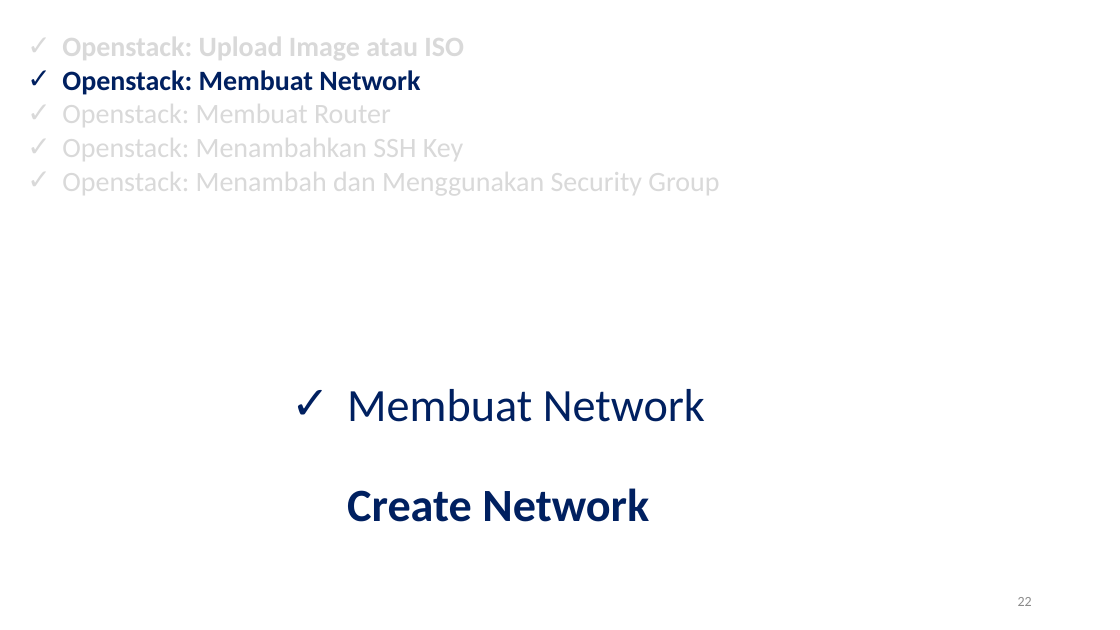
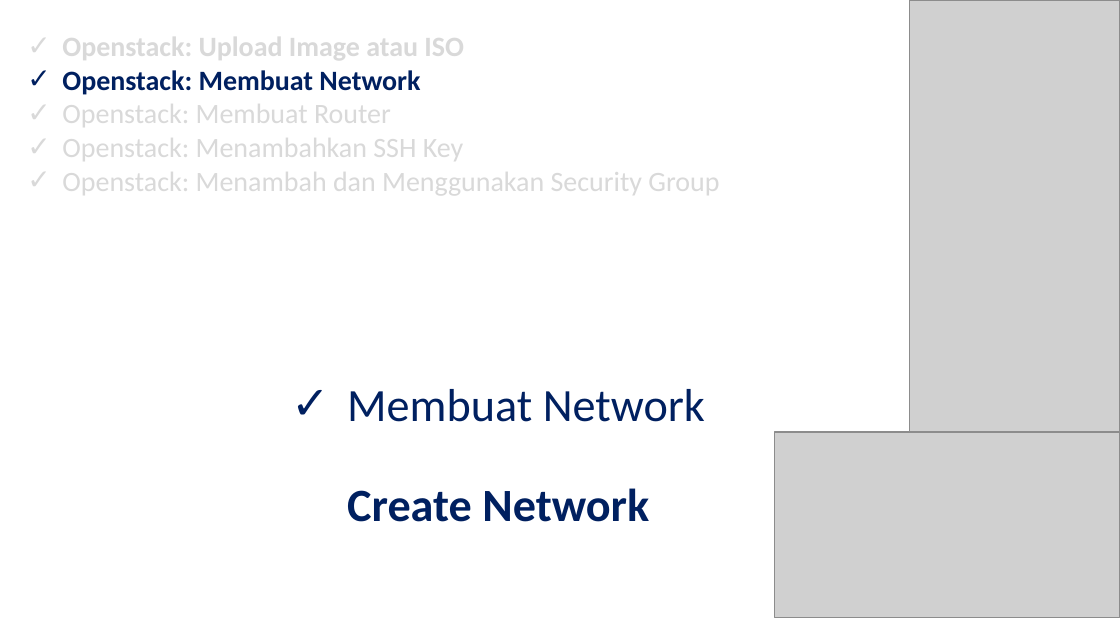
Before and after one commit to amelcharolinesgn2/ClouD-Infrastructure-SISKA-2025, a slide deck: slide 24 of Cource_LAB_Kolla Ansible OpenStack Installation-Ubuntu server22-04.pptx (slide 22 before the commit). Drawn at 1120x630 pixels with LibreOffice and Linux fonts; fonts in the diff are those of the drawing; grey boxes stand for pictures. Boxes give left, top, right and bottom in pixels: in the first picture for what was removed or moved away, otherwise in the second. Text is boxed around its words. In the diff, an @@ line names an element or a change of style, - is before the commit and + after.

```diff
--- a/Cource_LAB_Kolla Ansible OpenStack Installation-Ubuntu server22-04.pptx
+++ b/Cource_LAB_Kolla Ansible OpenStack Installation-Ubuntu server22-04.pptx
@@ picture added at <box>909,0,1120,432</box> @@
@@ picture added at <box>775,432,1120,618</box> @@
@@ page number removed at <box>1018,597,1032,606</box> @@
-22
```
Also in this commit, not shown: 3 other slides changed, 9 slides added, 4 other files.
